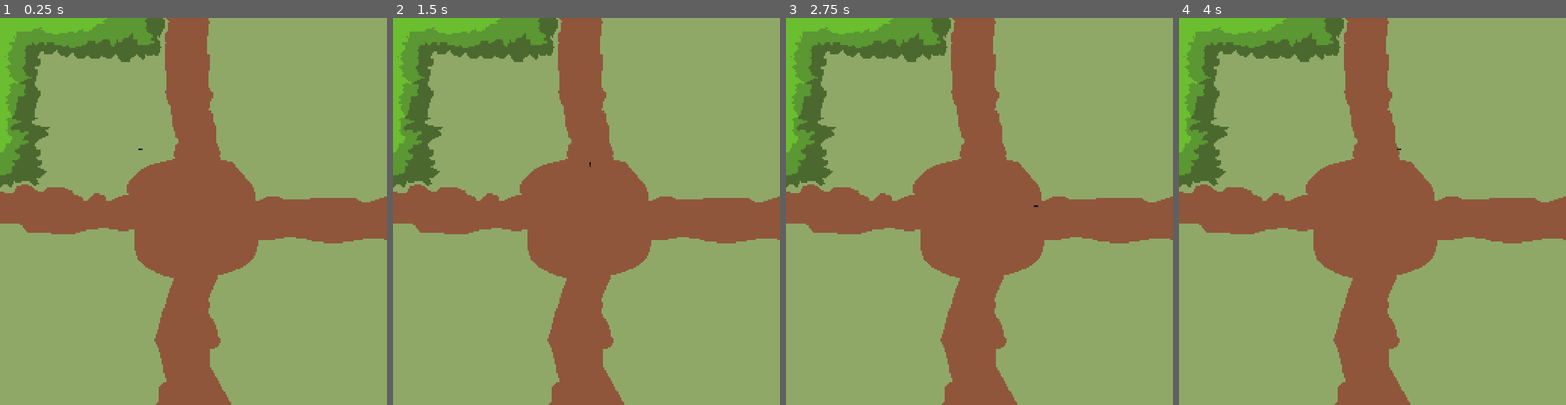
Above: before the commit, frames 1-4 (left to right).
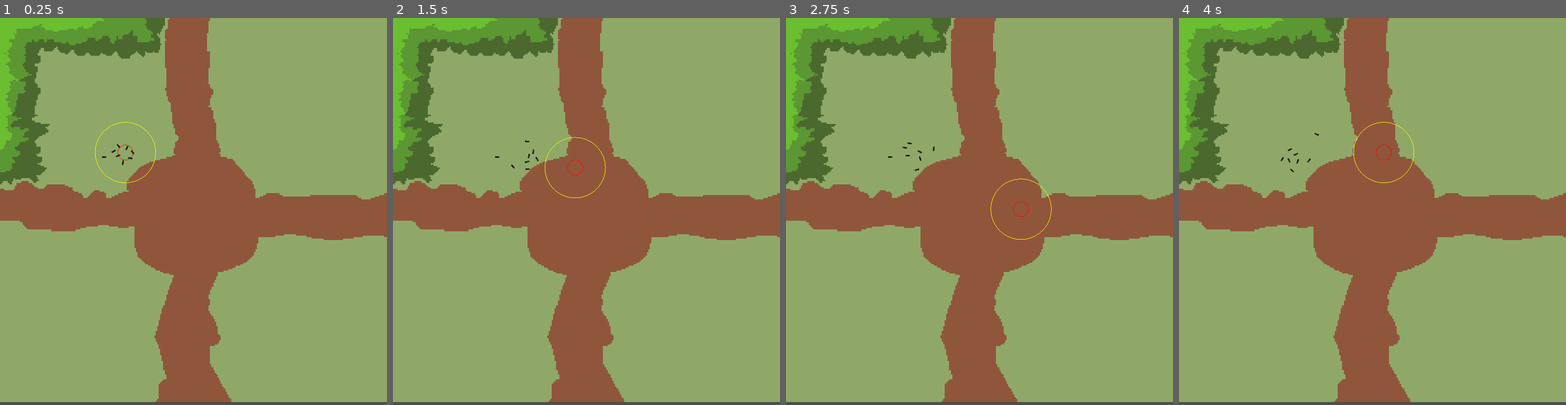
Above: after the commit, the same moments.

Repository: filvan1/LD56
Game: Godot game, scene res://scenes/main.tscn
Two runs of this game, one before a commit and one after it. Both use one fixed random seed, a clock stepped at 60 frames per second and the inputs below.
Inputs:
- Up to frame 1 (0.25 s): no input
- Up to frame 2 (1.5 s): tap Enter at 0.5 s; hold D (move_right) 0.53-1.28 s; hold S (move_down) from 1.28 s (still down)
- Up to frame 3 (2.75 s): release S (move_down) at 2.03 s; hold D (move_right) from 2.03 s (still down)
- Up to frame 4 (4 s): release D (move_right) at 2.78 s; hold W (move_up) 2.78-3.53 s; hold A (move_left) from 3.53 s (still down)

The runs differ from the first frame. In frame 1, 4.0% of the frame differs, in the area x 0-100%, y 0-100%; in frame 2, 4.0%; in frame 3, 4.0%; in frame 4, 4.0%.

Commit message:
starting boids

Diff:
--- a/project.godot
+++ b/project.godot
@@ -45,6 +45,11 @@
 ]
 }
 
+[layer_names]
+
+2d_physics/layer_1="Environment"
+2d_physics/layer_2="Ants"
+
 [rendering]
 
 textures/canvas_textures/default_texture_filter=0
--- a/scenes/ant.tscn
+++ b/scenes/ant.tscn
@@ -1,6 +1,7 @@
-[gd_scene load_steps=7 format=3 uid="uid://bwvu5v5kgsed0"]
+[gd_scene load_steps=8 format=3 uid="uid://bwvu5v5kgsed0"]
 
 [ext_resource type="Texture2D" uid="uid://g5uyxgf1mv8t" path="res://textures/ant.png" id="1_apb61"]
+[ext_resource type="Script" path="res://scripts/ant.gd" id="1_j8bc2"]
 
 [sub_resource type="AtlasTexture" id="AtlasTexture_nsgyo"]
 atlas = ExtResource("1_apb61")
@@ -40,13 +41,16 @@
 radius = 2.0
 
 [node name="Ant" type="CharacterBody2D"]
+collision_layer = 2
+collision_mask = 3
 motion_mode = 1
+script = ExtResource("1_j8bc2")
 
 [node name="AnimatedSprite2D" type="AnimatedSprite2D" parent="."]
 rotation = 1.5708
 sprite_frames = SubResource("SpriteFrames_atsc6")
-animation = &"walk"
-frame_progress = 0.537131
+animation = &"idle"
+frame_progress = 0.422741
 
 [node name="CollisionShape2D" type="CollisionShape2D" parent="."]
 shape = SubResource("CircleShape2D_byf4t")
--- a/scenes/main.tscn
+++ b/scenes/main.tscn
@@ -1,17 +1,15 @@
-[gd_scene load_steps=5 format=3 uid="uid://drfdj5sutodh0"]
+[gd_scene load_steps=4 format=3 uid="uid://drfdj5sutodh0"]
 
 [ext_resource type="PackedScene" uid="uid://bwvu5v5kgsed0" path="res://scenes/ant.tscn" id="1_fkxko"]
 [ext_resource type="PackedScene" uid="uid://dkmo0stllcs2n" path="res://scenes/room.tscn" id="1_sxbc5"]
-[ext_resource type="Script" path="res://scripts/player.gd" id="2_r6h04"]
 [ext_resource type="PackedScene" uid="uid://delg17ewn0h2t" path="res://scenes/player.tscn" id="4_ul626"]
 
 [node name="Node2D" type="Node2D"]
 
 [node name="Room" parent="." instance=ExtResource("1_sxbc5")]
 
+[node name="s" parent="." instance=ExtResource("4_ul626")]
+position = Vector2(83, 89)
+
 [node name="Ant" parent="." instance=ExtResource("1_fkxko")]
-position = Vector2(93, 87)
-script = ExtResource("2_r6h04")
-
-[node name="Player" parent="." instance=ExtResource("4_ul626")]
-position = Vector2(87, 55)
+position = Vector2(69, 92)
--- a/scenes/player.tscn
+++ b/scenes/player.tscn
@@ -1,10 +1,49 @@
-[gd_scene load_steps=2 format=3 uid="uid://delg17ewn0h2t"]
+[gd_scene load_steps=5 format=3 uid="uid://delg17ewn0h2t"]
+
+[ext_resource type="Script" path="res://scripts/player.gd" id="1_iigm6"]
+[ext_resource type="Script" path="res://scripts/swarm.gd" id="2_2uxy4"]
+[ext_resource type="PackedScene" uid="uid://bwvu5v5kgsed0" path="res://scenes/ant.tscn" id="2_rl1ch"]
 
 [sub_resource type="CircleShape2D" id="CircleShape2D_b824v"]
-radius = 10.0499
+radius = 5.0
 
-[node name="Player" type="CharacterBody2D"]
+[node name="Player" type="Node2D"]
+process_physics_priority = 20
+
+[node name="Control" type="CharacterBody2D" parent="."]
+collision_layer = 0
 motion_mode = 1
+script = ExtResource("1_iigm6")
 
-[node name="CollisionShape2D" type="CollisionShape2D" parent="."]
+[node name="CollisionShape2D" type="CollisionShape2D" parent="Control"]
 shape = SubResource("CircleShape2D_b824v")
+
+[node name="Ants" type="Node2D" parent="."]
+process_physics_priority = 10
+script = ExtResource("2_2uxy4")
+avoidance = 20.0
+alignment = 10.0
+cohesion = 10.0
+avoidance_range = 5.0
+visual_range = 20.0
+
+[node name="Ant" parent="Ants" instance=ExtResource("2_rl1ch")]
+position = Vector2(-7, 3)
+
+[node name="Ant2" parent="Ants" instance=ExtResource("2_rl1ch")]
+position = Vector2(-2, 9)
+
+[node name="Ant3" parent="Ants" instance=ExtResource("2_rl1ch")]
+position = Vector2(-10, -1)
+
+[node name="Ant4" parent="Ants" instance=ExtResource("2_rl1ch")]
+position = Vector2(-6, -6)
+
+[node name="Ant5" parent="Ants" instance=ExtResource("2_rl1ch")]
+position = Vector2(2, -5)
+
+[node name="Ant6" parent="Ants" instance=ExtResource("2_rl1ch")]
+position = Vector2(5, 5)
+
+[node name="Ant7" parent="Ants" instance=ExtResource("2_rl1ch")]
+position = Vector2(7, 0)
--- a/scenes/room.tscn
+++ b/scenes/room.tscn
@@ -3,10 +3,11 @@
 [ext_resource type="Texture2D" uid="uid://bvxsi18sqpytx" path="res://textures/room.png" id="1_qho22"]
 
 [node name="Room" type="Sprite2D"]
-position = Vector2(128, 128)
+position = Vector2(128, 126)
 texture = ExtResource("1_qho22")
 
 [node name="StaticBody2D" type="StaticBody2D" parent="."]
+collision_mask = 0
 
 [node name="CollisionPolygon2D" type="CollisionPolygon2D" parent="StaticBody2D"]
-polygon = PackedVector2Array(-102, -21, -99, -27, -105, -45, -97, -51, -96, -55, -105, -58, -103, -79, -101, -108, -74, -102, -49, -101, -34, -102, -24, -104, -21, -108, -18, -128, -128, -128, -128, -17, -105, -18, -104, -16)
+polygon = PackedVector2Array(-100, -23, -99, -27, -105, -45, -97, -51, -96, -55, -105, -58, -103, -79, -101, -108, -74, -102, -49, -101, -34, -102, -24, -104, -21, -108, -18, -128, -128, -128, -128, -17, -116, -18, -104, -19)
--- /dev/null
+++ b/scripts/ant.gd
@@ -0,0 +1,33 @@
+class_name Ant
+extends CharacterBody2D
+
+@onready var sprite = $AnimatedSprite2D
+
+@export var min_speed: float = 10.0
+@export var max_speed: float = 80.0
+
+var new_velocity: Vector2 = Vector2.ZERO
+
+# Called when the node enters the scene tree for the first time.
+func _ready() -> void:
+	pass # Replace with function body.
+
+# Called every frame. 'delta' is the elapsed time since the previous frame.
+func _process(delta: float) -> void:
+	pass
+
+func _physics_process(delta: float) -> void:
+	var speed = new_velocity.length()
+	if speed > max_speed:
+		velocity = new_velocity / speed * max_speed
+	elif speed < min_speed and speed > 0.1:
+		velocity = new_velocity / speed * min_speed
+
+	move_and_slide()
+
+	velocity = get_real_velocity()
+	if velocity.length_squared() > 1.0:
+		rotation = atan2(velocity.y, velocity.x)
+		sprite.play("walk")
+	else:
+		sprite.play("idle")
--- a/scripts/player.gd
+++ b/scripts/player.gd
@@ -1,14 +1,15 @@
 extends CharacterBody2D
-
-@onready var sprite = $AnimatedSprite2D
 
 # Called when the node enters the scene tree for the first time.
 func _ready() -> void:
 	pass # Replace with function body.
 
+func _spawn_ants(n: int):
+	pass
+
 # Called every frame. 'delta' is the elapsed time since the previous frame.
 func _process(delta: float) -> void:
-	pass
+	get_parent().get_node("Ants").tracking_target = position
 
 func _physics_process(delta: float) -> void:
 	velocity = Vector2.ZERO
@@ -20,8 +21,3 @@
 	move_and_slide()
 
 	var effective_velocity = get_real_velocity()
-	if effective_velocity.length_squared() > 1.0:
-		rotation = atan2(effective_velocity.y, effective_velocity.x)
-		sprite.play("walk")
-	else:
-		sprite.play("idle")
--- /dev/null
+++ b/scripts/swarm.gd
@@ -0,0 +1,50 @@
+@tool
+extends Node2D
+
+@export var avoidance: float = 1.0
+@export var alignment: float = 1.0
+@export var cohesion: float = 1.0
+
+@export var avoidance_range: float = 10.0
+@export var visual_range: float = 50.0
+
+var tracking_target: Vector2 = Vector2.ZERO
+
+# Called when the node enters the scene tree for the first time.
+func _ready() -> void:
+	pass # Replace with function body.
+
+func _draw():
+	draw_circle(tracking_target, avoidance_range, Color.RED, false)
+	draw_circle(tracking_target, visual_range, Color.YELLOW, false)
+
+func _process(delta: float):
+	queue_redraw()
+
+# Called every frame. 'delta' is the elapsed time since the previous frame.
+func _physics_process(delta: float) -> void:
+	if not Engine.is_editor_hint():
+		for a: Ant in get_children():
+			var avoidance_vector = Vector2.ZERO
+			var alignment_vector = Vector2.ZERO
+			var cohesion_vector = Vector2.ZERO
+
+			var visible_neighbors = 0
+
+			for b: Ant in get_children():
+				if a == b:
+					continue
+
+				var v = b.position - a.position
+
+				if v.length() < avoidance_range:
+					avoidance_vector -= v
+
+				if v.length() < visual_range:
+					visible_neighbors += 1
+					alignment_vector += b.velocity
+					cohesion_vector += b.position
+
+			alignment_vector = alignment_vector / visible_neighbors - a.position
+			cohesion_vector = cohesion_vector / visible_neighbors - a.position
+			a.new_velocity = a.velocity + (avoidance_vector * avoidance + alignment_vector * alignment + cohesion_vector * cohesion) * delta
